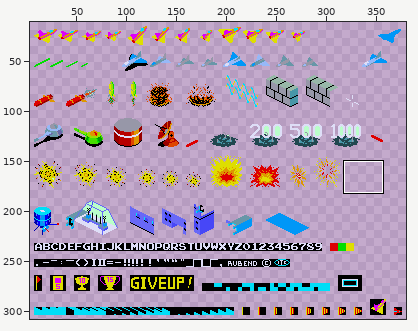
A sprite sheet gets an edit: res/fixed_spritesheet.png. The first picture is a wide view before the edit; the outline marks the close-up.
Close-up. Before:
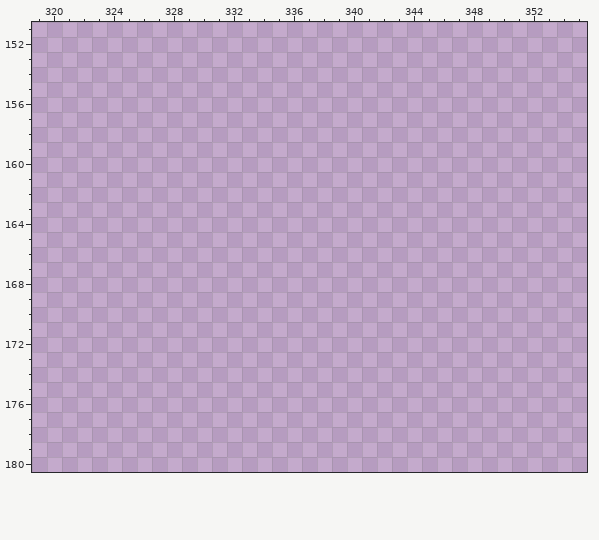
The file is 384x320 pixels. Shown: x 319..355, y 151..180. The wide view leaves out empty margins.
Palette (. is transparent): 
Once edited:
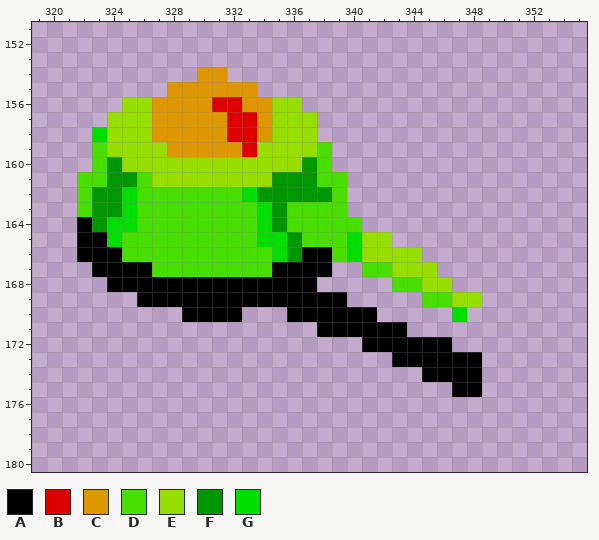
Colours new in this view: A #000000  B #de0000  C #de9700  D #47de00  E #97de00  F #009700  G #00de00
Edits made:
y 154: x 330..331 .. -> CC
y 155: x 328..333 ...... -> CCCCCC
y 156: x 325..336 ............ -> EECCCCBBCCEE
y 157: x 324..337 .............. -> EEECCCCCBBCEEE
y 158: x 323..337 ............... -> GEEECCCCCBBCEEE
y 159: x 323..338 ................ -> DEEEECCCCCBEEEED
y 160: x 323..338 ................ -> DFEEEEEEEEEEEEFD
y 161: x 322..339 .................. -> DDFFDEEEEEEEEFFFDD
y 162: x 322..339 .................. -> DFFGDDDDDDDGFFFFFD
y 163: x 322..339 .................. -> DFFGDDDDDDDDGFDDDD
y 164: x 322..340 ................... -> AFGGDDDDDDDDGFDDDDD
y 165: x 322..342 ..................... -> AAGDDDDDDDDDGGFDDDGEE
y 166: x 322..344 ....................... -> AAADDDDDDDDDDGFAADGEEEE
y 167: x 323..338 ................ -> AAAADDDDDDDDAAAA; x 341..345 ..... -> DDEEE
y 168: x 324..337 .............. -> AAAAAAAAAAAAAA; x 343..346 .... -> DDEE
y 169: x 326..339 .............. -> AAAAAAAAAAAAAA; x 345..348 .... -> DDEE
y 170: x 329..332 .... -> AAAA; x 336..341 ...... -> AAAAAA; x 347 . -> G
y 171: x 338..343 ...... -> AAAAAA
y 172: x 341..346 ...... -> AAAAAA
y 173: x 343..348 ...... -> AAAAAA
y 174: x 345..348 .... -> AAAA
y 175: x 347..348 .. -> AA
Changed places in both close-ups, as pixel boxes (x1, y1, x2, y2):
added: (77, 67, 482, 397)
